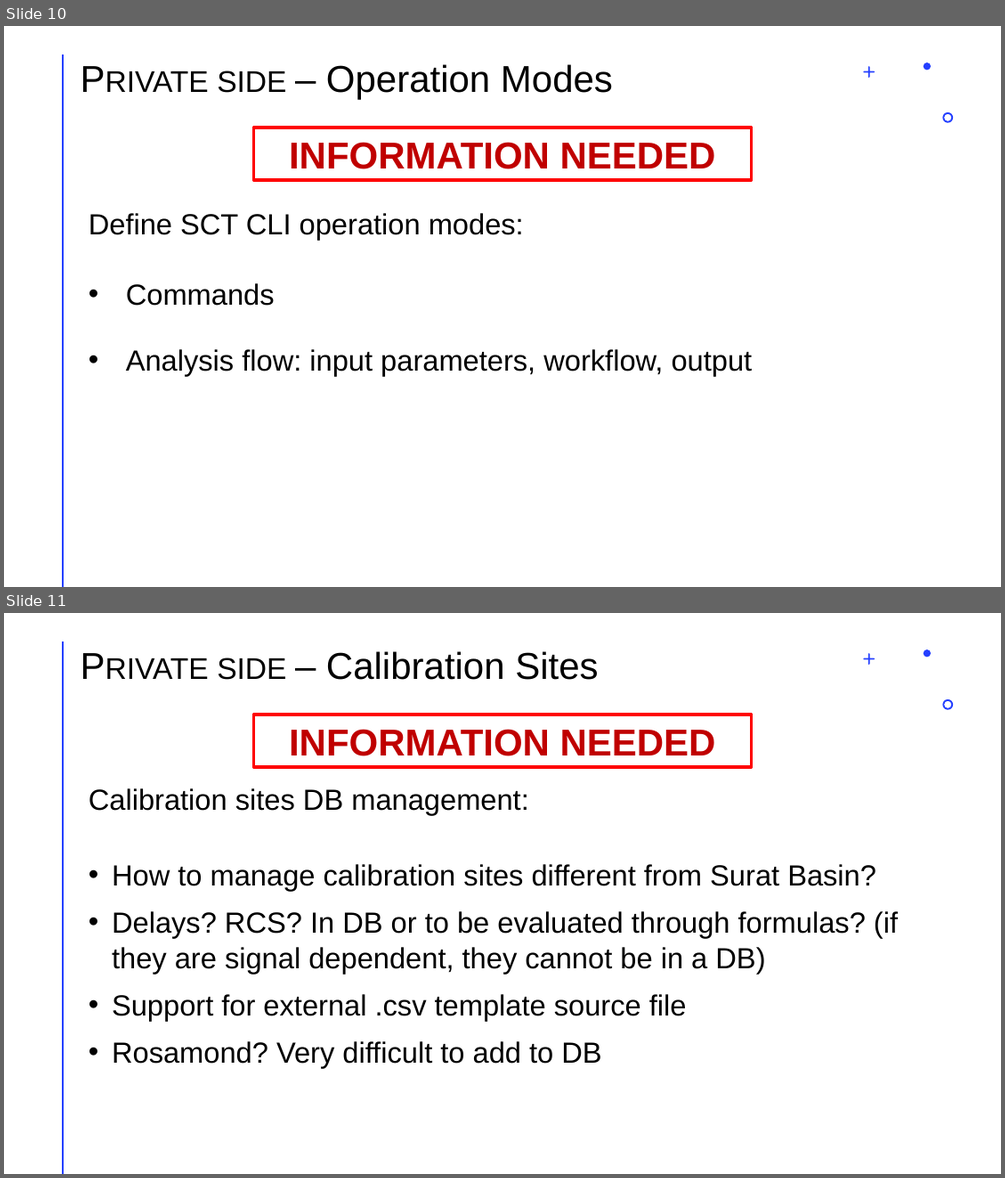
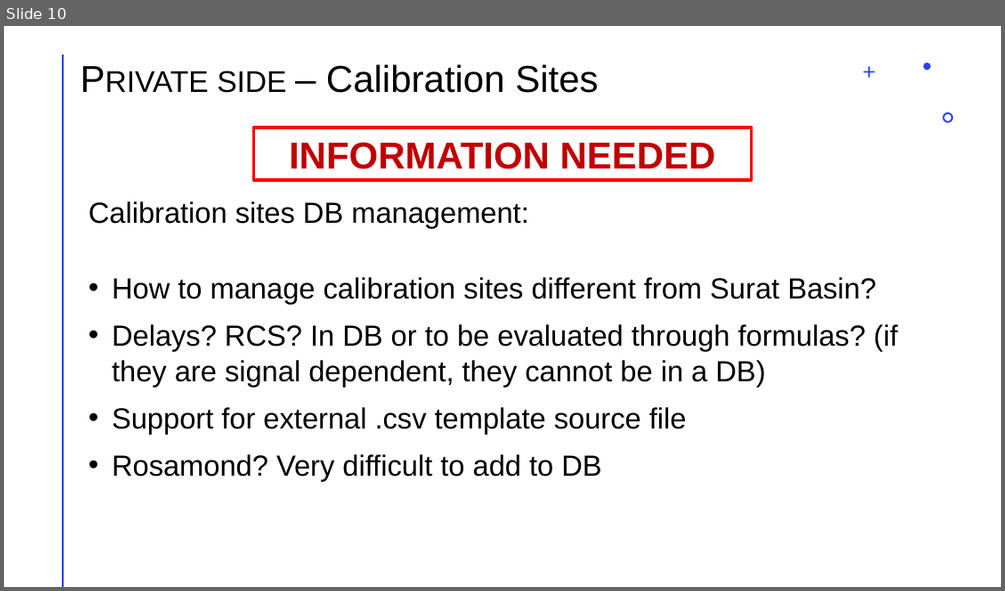
Before and after one commit to aresys-srl/sct, a slide deck: documentation/new_sct_status_update.pptx. Shown one above the other, each under a label of ours: slides 10 and 11 before the commit, slide 10 after it. The pictures are 1005x1178 and 1005x591 pixels, drawn with LibreOffice and Linux fonts; fonts in the diff are those of the drawing. Boxes give left, top, right and bottom in pixels: in the first picture for what was removed or moved away, otherwise in the second. Text is boxed around its words. In the diff, an @@ line names an element or a change of style, - is before the commit and + after.

Commit message:
release 1.0.0.dev1: radiometric analysis, new format support (novasar-1, iceye)

```diff
--- a/documentation/new_sct_status_update.pptx
+++ b/documentation/new_sct_status_update.pptx
@@ slide 10 removed at bbox=[4, 26, 1001, 587], background #FFFFFF; not listed: 4 template elements that a slide beside it also shows @@
@@ title removed at bbox=[217, 64, 613, 100] @@
-Private side – Operation Modes
@@ rectangle removed at bbox=[254, 127, 751, 181] @@
-INFORMATION NEEDED
@@ text removed at bbox=[89, 213, 752, 376] @@
-Define SCT CLI operation modes:
-• Commands
-• Analysis flow: input parameters, workflow, output
@@ what was slide 11 is now slide 10 @@
```
Also in this commit, not shown: 8 slides changed, 2 slides added, 2 other slides removed, 45 other files.
